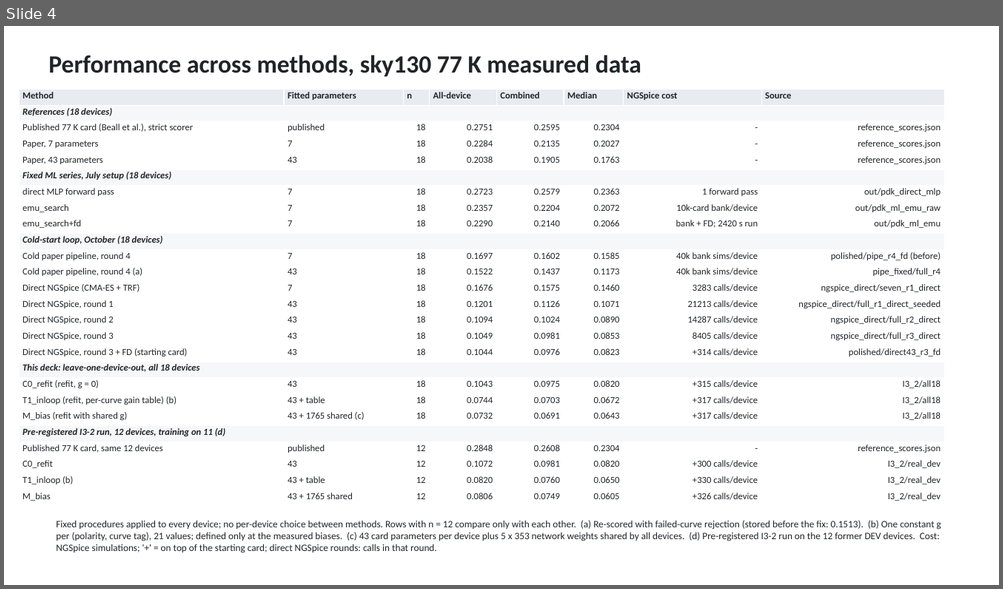
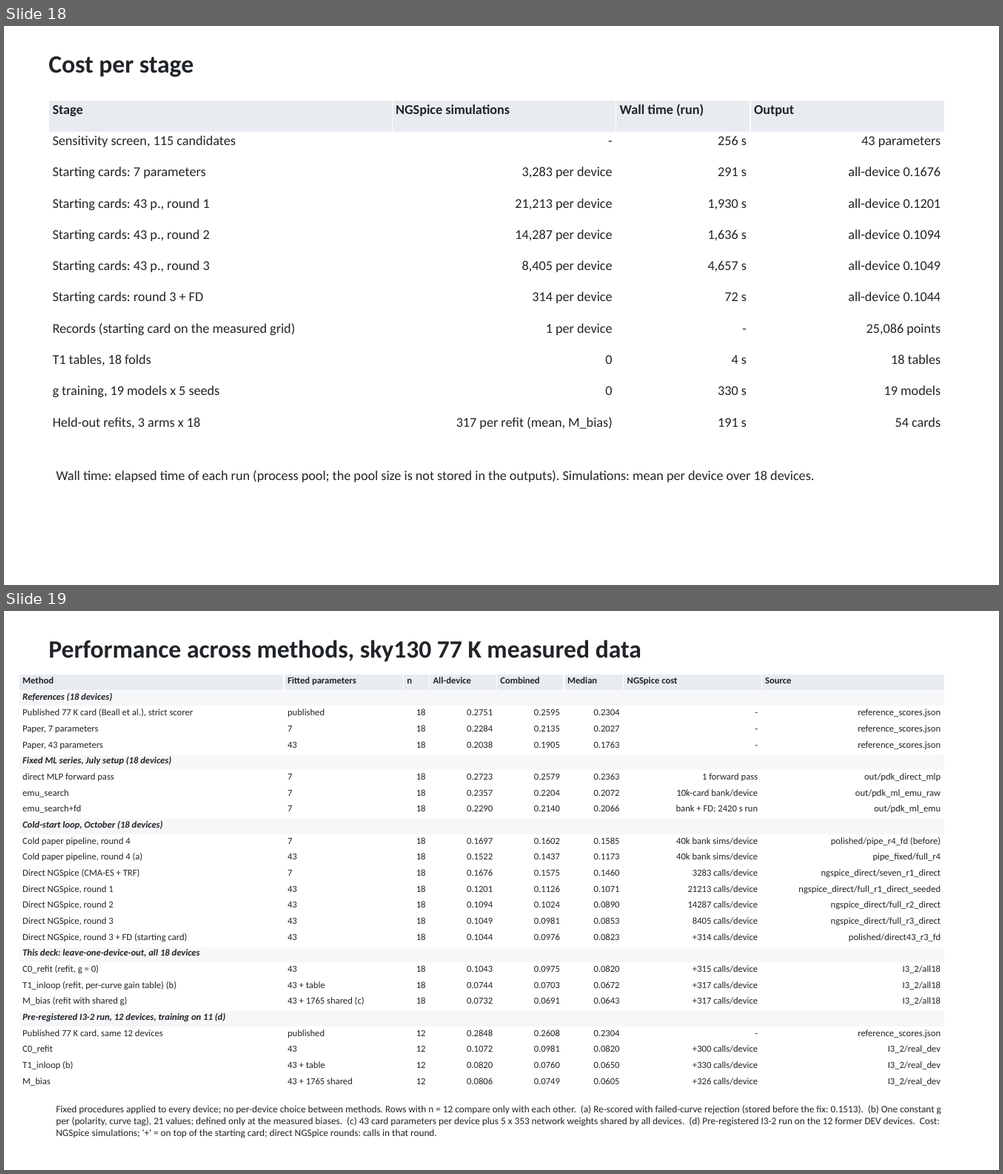
Before and after one commit to aaronw5/Cryo-Transistor-ML, a slide deck: slides/cryo_ml_mbias_real_data.pptx. Shown one above the other, each under a label of ours: slide 4 before the commit, slides 18 and 19 after it. The pictures are 1003x589 and 1003x1174 pixels, drawn with LibreOffice and Linux fonts; fonts in the diff are those of the drawing. Boxes give left, top, right and bottom in pixels: in the first picture for what was removed or moved away, otherwise in the second. Text is boxed around its words. In the diff, an @@ line names an element or a change of style, - is before the commit and + after.

```diff
--- a/slides/cryo_ml_mbias_real_data.pptx
+++ b/slides/cryo_ml_mbias_real_data.pptx
@@ slide 18 added at (4,26,999,585), background #FFFFFF @@
@@ text added at (48,56,193,77), 24 pt, text #202428, bold @@
+Cost per stage
@@ table added at (48,101,944,446), 11 rows, 4 columns @@
+Stage | NGSpice simulations | Wall time (run) | Output
+Sensitivity screen, 115 candidates | - | 256 s | 43 parameters
+Starting cards: 7 parameters | 3,283 per device | 291 s | all-device 0.1676
+Starting cards: 43 p., round 1 | 21,213 per device | 1,930 s | all-device 0.1201
+Starting cards: 43 p., round 2 | 14,287 per device | 1,636 s | all-device 0.1094
+Starting cards: 43 p., round 3 | 8,405 per device | 4,657 s | all-device 0.1049
+Starting cards: round 3 + FD | 314 per device | 72 s | all-device 0.1044
+Records (starting card on the measured grid) | 1 per device | - | 25,086 points
+T1 tables, 18 folds | 0 | 4 s | 18 tables
+g training, 19 models x 5 seeds | 0 | 330 s | 19 models
+Held-out refits, 3 arms x 18 | 317 per refit (mean, M_bias) | 191 s | 54 cards
@@ text added at (56,471,814,483), 13 pt, text #202428 @@
+Wall time: elapsed time of each run (process pool; the pool size is not stored in the outputs). Simulations: mean per device over 18 devices.
@@ what was slide 4 is now slide 19 @@
```
Also in this commit, not shown: 15 other slides added, 1 slide removed, 4 other files.
